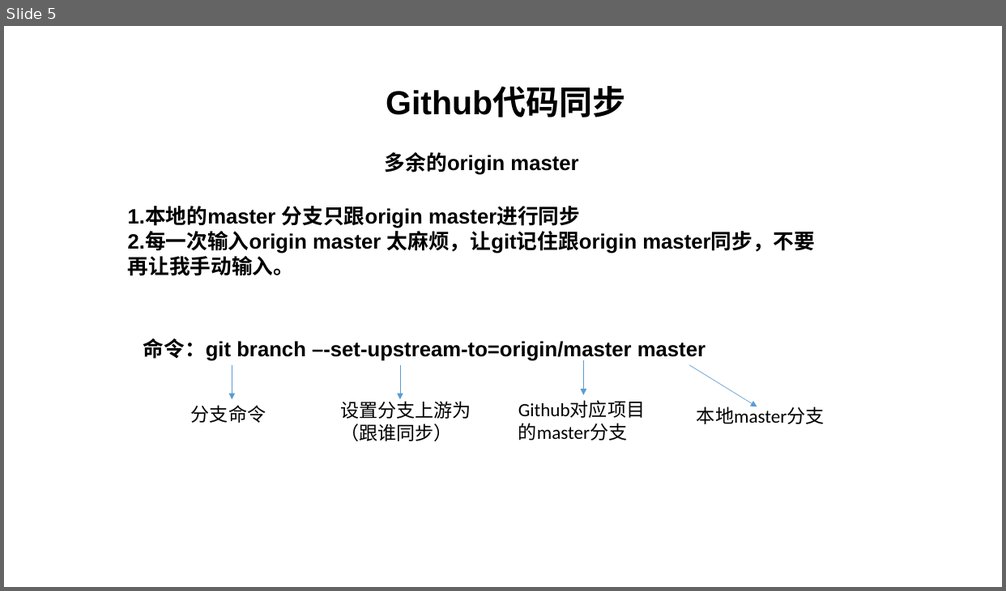
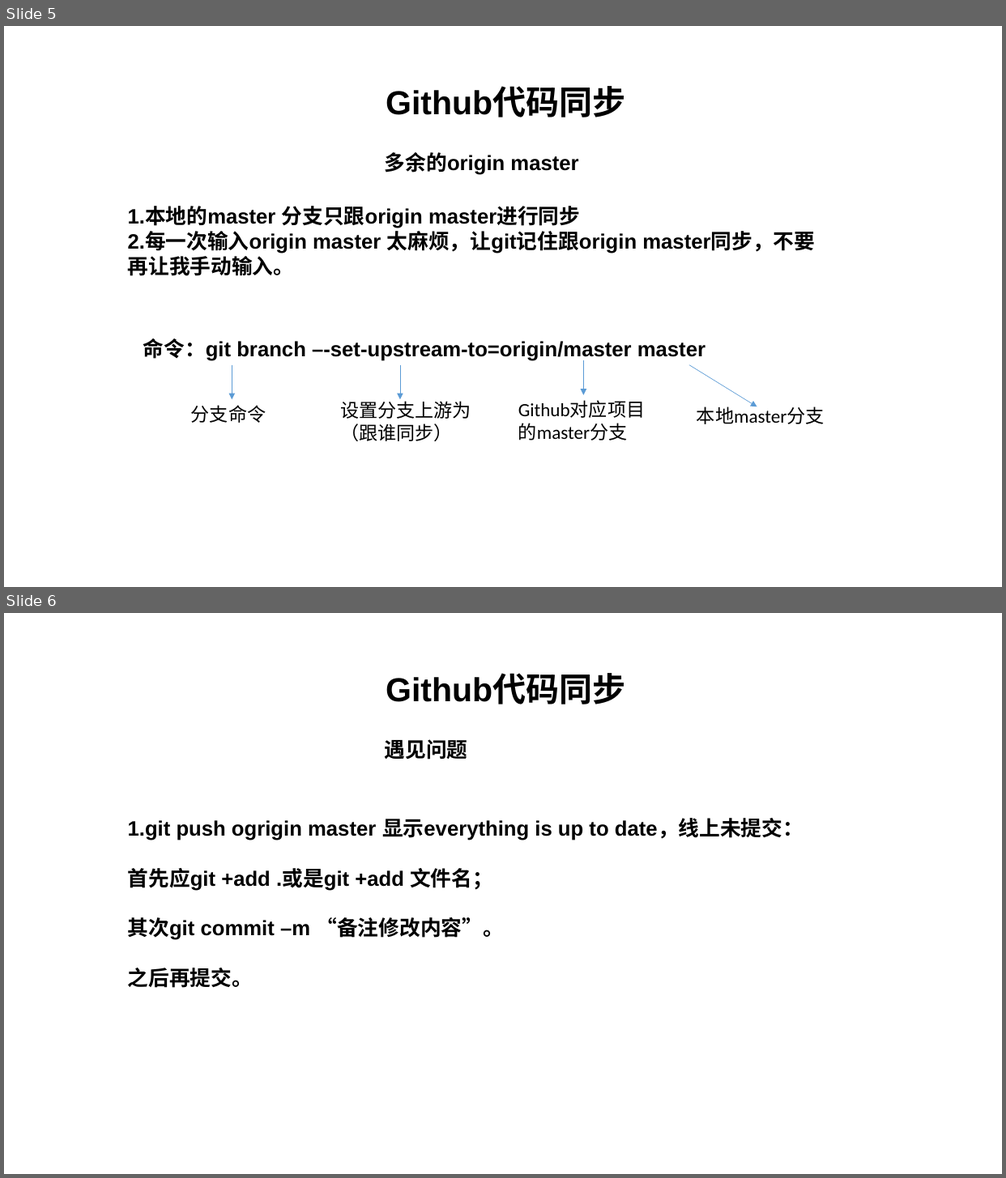
Before and after one commit to wangyap/cangku1, a slide deck: python.pptx. Shown one above the other, each under a label of ours: slide 5 before the commit, slides 5 and 6 after it. The pictures are 1006x591 and 1006x1178 pixels, drawn with LibreOffice and Linux fonts; fonts in the diff are those of the drawing. Boxes give left, top, right and bottom in pixels: in the first picture for what was removed or moved away, otherwise in the second. Text is boxed around its words. In the diff, an @@ line names an element or a change of style, - is before the commit and + after.

Commit message:
change one

```diff
--- a/python.pptx
+++ b/python.pptx
@@ slide 6 added at (x1=4, y1=613, x2=1002, y2=1174), background #FFFFFF @@
@@ text added at (x1=386, y1=675, x2=626, y2=705), 32 pt, text #000000, bold @@
+Github代码同步
@@ text added at (x1=385, y1=739, x2=468, y2=760), 20 pt, text #000000, bold @@
+遇见问题
@@ text added at (x1=128, y1=819, x2=803, y2=988), 20 pt, text #000000, bold @@
+1.git push ogrigin master 显示everything is up to date，线上未提交：
+首先应git +add .或是git +add 文件名；
+其次git commit –m “备注修改内容”。
+之后再提交。
```
